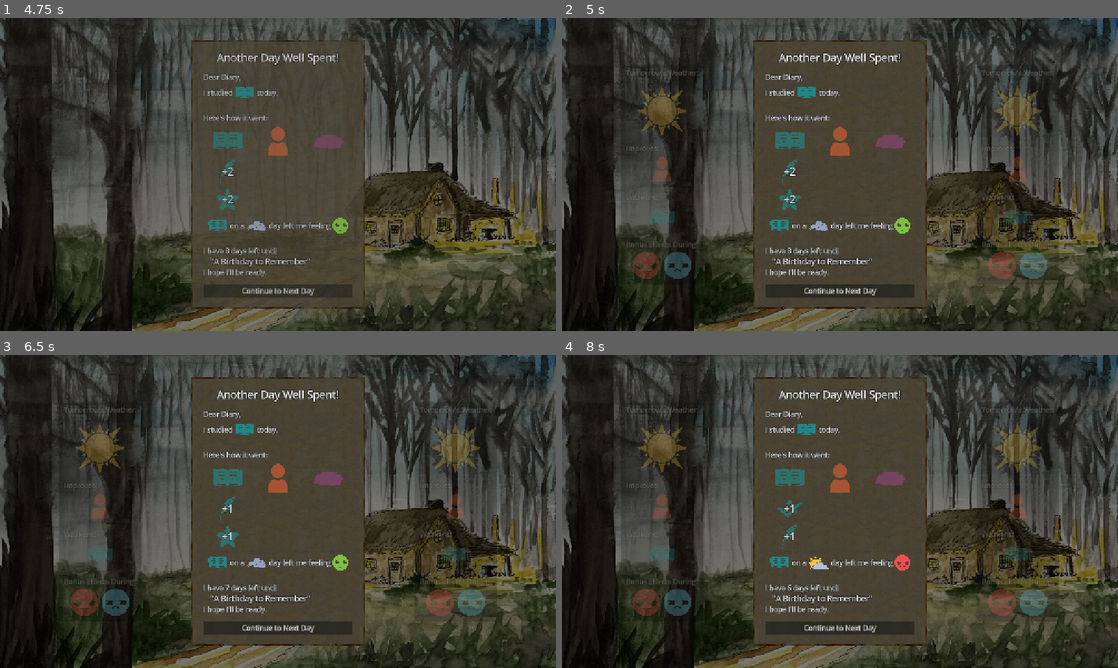
Above: before the commit, frames 1-4 (two rows, left to right).
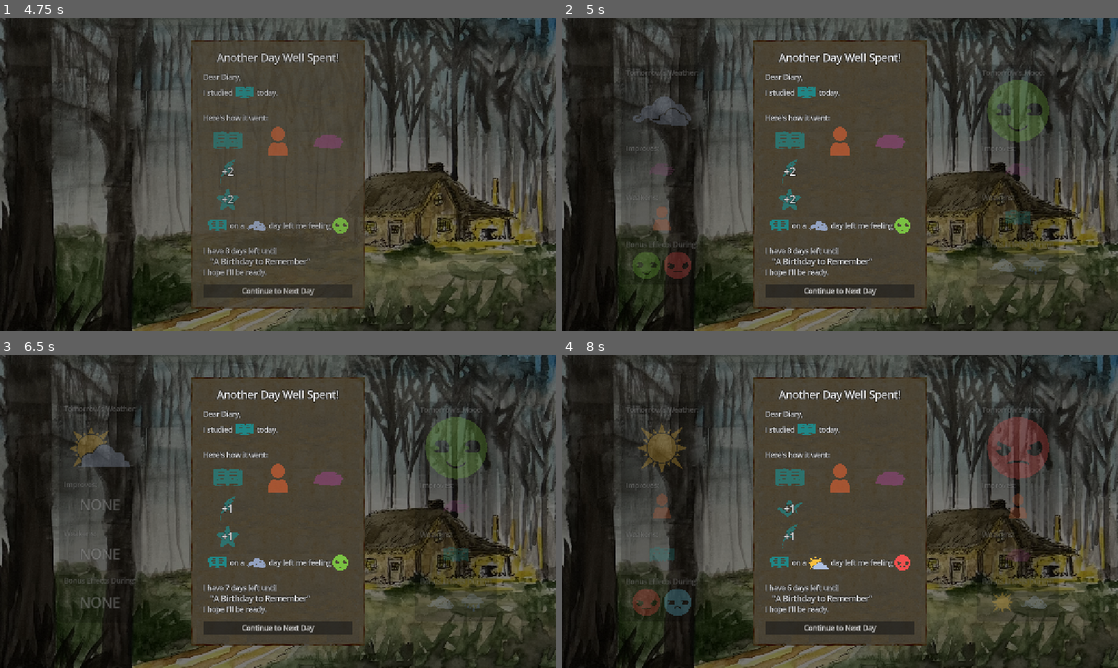
Above: after the commit, the same moments.

Repository: SamBumgardner/ld-58-game
Game: Godot game, scene res://src/menus/start/start_menu.tscn
The game is run twice, just before and just after one commit, with the same random seed, the same clock (stepped at 60 frames per second) and the same inputs. The engine's default icon, where the game draws it, is replaced by a stand-in: a white triangle on a blue panel in a dark square.
Inputs (mouse positions are in pixels of both pictures, inside the frame that each line leads up to):
- Up to frame 1 (4.75 s): click "Play" at 0.5 s; click "Skip Diary: OFF" at 1.25 s; click "Skip Diary: ON" at 2 s; click "Skip Diary: OFF" at 2.75 s; click "Skip Diary: ON" at 3.5 s; click (133, 218) at 4.27 s
- Up to frame 2 (5 s): no input
- Up to frame 3 (6.5 s): click "Continue to Next Day" at 5 s; click (133, 555) at 5.77 s
- Up to frame 4 (8 s): click "Continue to Next Day" at 6.5 s; click (695, 555) at 7.27 s

Frame 1 is identical in both runs. In frame 2, 4.1% of the frame differs, in the area x 12-88%, y 16-84%; in frame 3, 4.1%, in the area x 11-88%, y 16-84%; in frame 4, 2.4%.

Commit message:
Add: complete mood and weather preview functionality

Diff:
--- a/game/src/gameplay/gameplay.gd
+++ b/game/src/gameplay/gameplay.gd
@@ -24,6 +24,8 @@
 @onready var majorEventDisplay: MajorEventDisplay = $%MajorEventDisplay;
 @onready var eventOutcomeDisplay: EventOutcomeDisplay = $%EventOutcomeDisplay;
 @onready var endDaySummary: EndDaySummary = $%EndDaySummary;
+@onready var weatherPreview: PreviewInfo = $%WeatherPreview;
+@onready var moodPreview: PreviewInfo = $%MoodPreview;
 #endregion
 
 
@@ -159,6 +161,8 @@
         newDay = dayManager.applyNewDay(newDay);
         endDaySummary.setValues(selectedActivity.statType, selectedEnhancedActivity.enhancedIncreases,
             previousWeather, dayManager.mood, daysTillMajorEvent, nextMajorEvent.title, player.characterName);
+        weatherPreview.setValues(dayManager.weather);
+        moodPreview.setValues(dayManager.mood);
 
     activityOptions = ActivityGenerator.generateActivities(dayManager.getCurrentDay(), player);
     enhancedActivities = _createActivityEnhancements(activityOptions, dayManager.getCurrentDay(), player)
--- a/game/src/gameplay/gameplay.tscn
+++ b/game/src/gameplay/gameplay.tscn
@@ -564,7 +564,6 @@
 
 [node name="EventOutcomeDisplay" parent="EventsLayer/ColorRect" instance=ExtResource("11_p86j0")]
 unique_name_in_owner = true
-visible = false
 layout_mode = 1
 anchors_preset = -1
 
@@ -594,20 +593,24 @@
 grow_vertical = 2
 
 [node name="WeatherPreview" parent="CanvasLayer/ColorRect/PreviewInfo" instance=ExtResource("20_thf4h")]
+unique_name_in_owner = true
 layout_mode = 1
 anchors_preset = -1
 anchor_left = 0.18
 anchor_top = 0.5
 anchor_right = 0.18
 anchor_bottom = 0.5
+previewType = 1
 
 [node name="MoodPreview" parent="CanvasLayer/ColorRect/PreviewInfo" instance=ExtResource("20_thf4h")]
+unique_name_in_owner = true
 layout_mode = 1
 anchors_preset = -1
 anchor_left = 0.82
 anchor_top = 0.5
 anchor_right = 0.82
 anchor_bottom = 0.5
+previewType = 0
 
 [node name="EndDaySummary" parent="CanvasLayer/ColorRect" instance=ExtResource("12_fbjph")]
 unique_name_in_owner = true
--- a/game/src/gameplay/hud/preview_info.gd
+++ b/game/src/gameplay/hud/preview_info.gd
@@ -14,7 +14,7 @@
 @onready var bonusEffectLabel: Label = $%BonusEffectTextureLabel;
 
 func setValues(tomorrowTypeIndex: int):
-    tomorrowTitle.text = TITLE % "Weather" if previewType == ConditionOverride.Types.WEATHER else "Mood"
+    tomorrowTitle.text = TITLE % "Weather" if previewType == ConditionOverride.Types.WEATHER else TITLE % "Mood"
     var improveTexturePath: String;
     var weakenTexturePath: String;
     var bonusEffectTexturePaths: Array[String];
@@ -64,32 +64,30 @@
                 weakenTexturePath = "";
                 bonusEffectTexturePaths = [];
             Mood.Types.HAPPY:
-                improveTexturePath = Stats.PrimaryStatIconPaths[Stats.Types.PHYSICAL];
+                improveTexturePath = Stats.PrimaryStatIconPaths[Stats.Types.CRAFT];
                 weakenTexturePath = Stats.PrimaryStatIconPaths[Stats.Types.STUDY];
                 bonusEffectTexturePaths = [
-                    Mood.MoodIconPaths[Mood.Types.GRUMPY],
-                    Mood.MoodIconPaths[Mood.Types.SAD]
+                    Weather.WeatherIconPaths[Weather.Types.CLOUDY],
+                    Weather.WeatherIconPaths[Weather.Types.RAINY]
                 ];
             Mood.Types.SAD:
-                improveTexturePath = Stats.PrimaryStatIconPaths[Stats.Types.CRAFT];
+                improveTexturePath = Stats.PrimaryStatIconPaths[Stats.Types.STUDY];
                 weakenTexturePath = Stats.PrimaryStatIconPaths[Stats.Types.PHYSICAL];
                 bonusEffectTexturePaths = [
-                    Mood.MoodIconPaths[Mood.Types.HAPPY],
-                    Mood.MoodIconPaths[Mood.Types.GRUMPY]
+                    Weather.WeatherIconPaths[Weather.Types.RAINY],
+                    Weather.WeatherIconPaths[Weather.Types.HOT]
                 ];
             Mood.Types.GRUMPY:
-                improveTexturePath = Stats.PrimaryStatIconPaths[Stats.Types.STUDY];
+                improveTexturePath = Stats.PrimaryStatIconPaths[Stats.Types.PHYSICAL];
                 weakenTexturePath = Stats.PrimaryStatIconPaths[Stats.Types.CRAFT];
                 bonusEffectTexturePaths = [
-                    Mood.MoodIconPaths[Mood.Types.SAD],
-                    Mood.MoodIconPaths[Mood.Types.HAPPY]
+                    Weather.WeatherIconPaths[Weather.Types.HOT],
+                    Weather.WeatherIconPaths[Weather.Types.CLOUDY]
                 ];
             Mood.Types.MOTIVATED:
                 improveTexturePath = "all";
                 weakenTexturePath = "";
-                bonusEffectTexturePaths = [
-                    Mood.MoodIconPaths[Mood.Types.RELAXED],
-                ];
+                bonusEffectTexturePaths = [];
 
     if improveTexturePath:
         if improveTexturePath == "all":
--- a/game/src/gameplay/hud/preview_info.tscn
+++ b/game/src/gameplay/hud/preview_info.tscn
@@ -13,7 +13,6 @@
 grow_vertical = 2
 theme_override_styles/panel = ExtResource("1_1vmgp")
 script = ExtResource("2_7dg0l")
-previewType = null
 
 [node name="MarginContainer" type="MarginContainer" parent="."]
 layout_mode = 2
@@ -32,12 +31,12 @@
 
 [node name="TomorrowTexture" type="TextureRect" parent="MarginContainer/VBoxContainer"]
 unique_name_in_owner = true
-custom_minimum_size = Vector2(128, 128)
+custom_minimum_size = Vector2(144, 144)
 layout_mode = 2
 size_flags_horizontal = 4
 size_flags_vertical = 4
 texture = ExtResource("3_eh7ct")
-stretch_mode = 5
+expand_mode = 1
 
 [node name="Label2" type="Label" parent="MarginContainer/VBoxContainer"]
 layout_mode = 2
